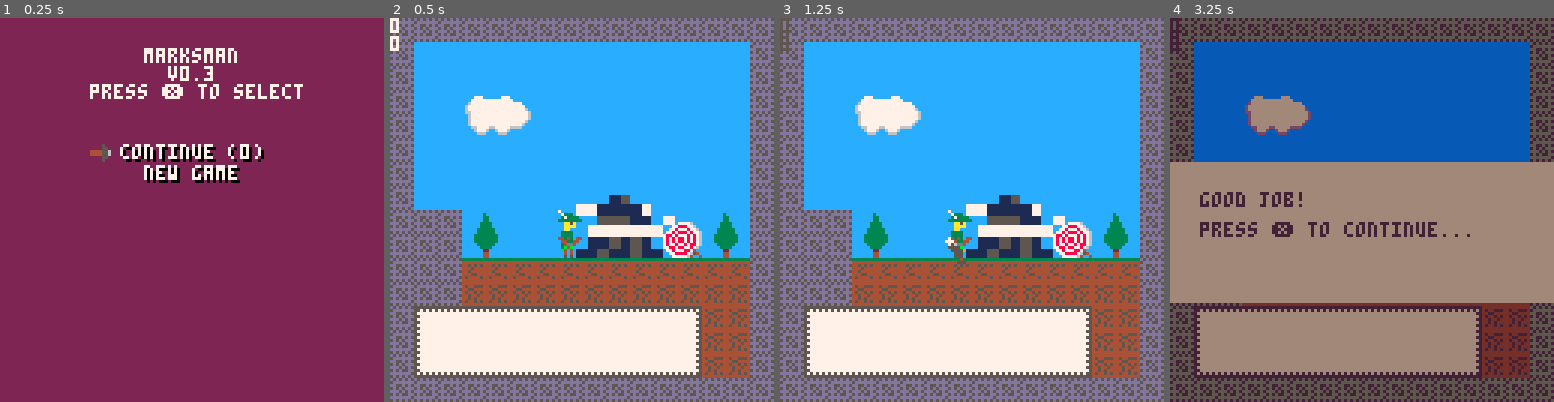
Above: before the commit, frames 1-4 (left to right).
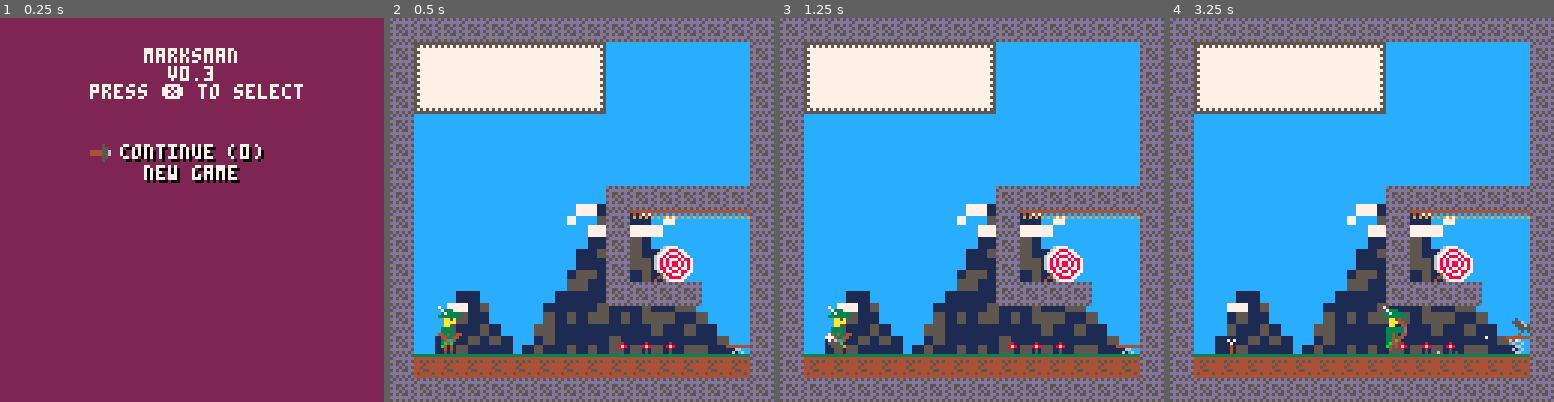
Above: after the commit, the same moments.

Repository: tupini07/games
Game: PICO-8 cartridge marksman-p/marksman.p8
Same seed, same stepped clock (60 frames per second), same inputs: the game is played once before the commit and once after it.
Inputs:
- Up to frame 1 (0.25 s): no input
- Up to frame 2 (0.5 s): tap X (X key) at 0.33 s
- Up to frame 3 (1.25 s): tap O (Z key) at 0.7 s; tap X (X key) at 1.07 s
- Up to frame 4 (3.25 s): hold Right 1.6-2.1 s; tap O (Z key) every 0.4 s from 1.7 to 2.9 s; tap X (X key) at 1.85, 2.97 s; hold Up 2.15-2.42 s; hold Right 2.47-3.03 s; hold Left from 3.08 s (still down)

Frame 1 is identical in both runs. In frame 2, 43% of the frame differs, in the area x 0-94%, y 0-94%; in frame 3, 43%; in frame 4, 100%, in the area x 0-100%, y 0-100%.

Commit message:
some lvls

Diff:
--- a/marksman-p/marksman.p8
+++ b/marksman-p/marksman.p8
@@ -214,20 +214,16 @@
     cls(12)
 
     decorations.draw_background()
-    map.draw()
     level_text.draw_current_level_text()
     bullseye.draw()
     arrow.draw_all()
     player.draw()
+    map.draw()
     spring.draw()
     spikes.draw()
     particles.draw()
     if level_done and show_lost_banner then level_lost_draw() end
     if level_done and show_win_banner then level_win_draw() end
-
-    local p = map.get_game_space_coords_for_current_lvl()
-    print(p.x, p.x, p.y)
-    print(p.y)
 end
 
 return {init = init, update = update, draw = draw}
@@ -244,14 +240,15 @@
     -- first we get 0 indexed coordinates for the "block" which
     -- is the level
 
-    -- 8 levels per row in map editor
-    local map_row = flr(level_num / 8)
-
-    --  4 levels per column in map editor
-    local map_column = (level_num % 4) - 1
-
-    local mx = max(0, (map_column * 16) - 1)
-    local my = max(0, (map_row * 16) - 1)
+    local cell_idx = level_num - 1
+    -- 4 rows of levels in map
+    local mapy = flr(cell_idx / 8)
+
+    --  8 levels per row
+    local mapx = cell_idx % 8
+
+    local mx = max(0, (mapx * 16))
+    local my = max(0, (mapy * 16))
 
     return {x = mx, y = my}
 end
@@ -265,8 +262,9 @@
 
 local map = {
     draw = function()
-        -- TODO use level_to_map_coords for more efficient drawing
-        map(0, 0, 0, 0, 128, 64)
+        local lvl_map_cords = level_to_map_coords(SAVE_DATA.current_level)
+        local game_cords = get_game_space_coords_for_current_lvl()
+        map(lvl_map_cords.x, lvl_map_cords.y, game_cords.x, game_cords.y, 16, 16)
     end,
     sprite_flags = sprite_flags,
     cell_has_flag = function(flag, x, y) return fget(mget(x, y), flag) end,
@@ -670,6 +668,19 @@
     end
 end
 
+local function check_ceiling()
+    local top_x = flr((PLAYER.x + 4) / 8)
+    local top_y = flr(PLAYER.y / 8)
+
+    local is_top_ceiling = map.cell_has_flag(map.sprite_flags.solid, top_x,
+                                             top_y)
+
+    if is_top_ceiling then
+        PLAYER.y = (top_y + 1) * 8
+        PLAYER.dy = 0
+    end
+end
+
 local function check_walls()
     -- check that top-{movement-dir} and bottom-{movement-dir} corners
     -- are not colliding
@@ -816,6 +827,7 @@
         change_bow_direction()
         move_player()
         check_floor()
+        check_ceiling()
         check_walls()
         check_spikes()
         spring.try_spring_body(PLAYER)
@@ -1235,14 +1247,15 @@
     -- first we get 0 indexed coordinates for the "block" which
     -- is the level
 
-    -- 8 levels per row in map editor
-    local map_row = flr(level_num / 8)
-
-    --  4 levels per column in map editor
-    local map_column = (level_num % 4) - 1
-
-    local mx = max(0, (map_column * 16) - 1)
-    local my = max(0, (map_row * 16) - 1)
+    local cell_idx = level_num - 1
+    -- 4 rows of levels in map
+    local mapy = flr(cell_idx / 8)
+
+    --  8 levels per row
+    local mapx = cell_idx % 8
+
+    local mx = max(0, (mapx * 16))
+    local my = max(0, (mapy * 16))
 
     return {x = mx, y = my}
 end
@@ -1256,8 +1269,9 @@
 
 local map = {
     draw = function()
-        -- TODO use level_to_map_coords for more efficient drawing
-        map(0, 0, 0, 0, 128, 64)
+        local lvl_map_cords = level_to_map_coords(SAVE_DATA.current_level)
+        local game_cords = get_game_space_coords_for_current_lvl()
+        map(lvl_map_cords.x, lvl_map_cords.y, game_cords.x, game_cords.y, 16, 16)
     end,
     sprite_flags = sprite_flags,
     cell_has_flag = function(flag, x, y) return fget(mget(x, y), flag) end,
@@ -1793,29 +1807,29 @@
 1100000000000000000000000000001111005d5e5f00000000000000000000111100000000000000111111111111111111000000000000000000005d5e5f0011110000005455555555555555555556111100006a6b6c0000000000000000001111000000250000005a5b5c000000001111000000000000000000000000000011
 1100000000000000000000000000001111006d6e6f00000000000000000000111100000000000000110000000000001111000000000000000000006d6e6f0011111111000000000000000000000000111100000000000000000000000000001111111111111111006a6b6c000039001111000000000000000000000000000011
 1100000000000000000000000000001111000000000000000000000000000011110000000000000011000000005a5b111100000000000000000000000000001111110000000000000000000000000011110000000000111111000000000000111100000000000000000000000000001111000000000000000011111111111111
-1111115758000003000000390057581111000000000000000000000000390011110000000000002511000000006a6b1111280000000000000000000000000011110000000000000000000000000000111100000000001100000000000039001111000000000000000000002c1111111111000000000000000011373737373711
-1111116768000000000000000067681111000000000000000000000000000011110000000011111111000000000000111100000000000000000000000000001111000000000000000000000000000011110000000000110011000000000000111100000000000000000000000000001111000000000000000011003a00000011
-1111110101010101010101010101011111000000000000000000000000111111110000000011343535353535353536111100000000000000000000000000001111000000000000000000000000000011110000000000110011000000111111111100000000000000000000000000001111000000000000000011000000000011
+1111115758000003000000390057581111000000000000000000000000390011110000000000002511000000006a6b1111280000000000000000000000000011110000000000000000000000000000111100000000001100110000000000001111000000000000000000002c1111111111000000000000000011373737373711
+1111116768000000000000000067681111000000000000000000000000000011110000000011111111000000000000111100000000000000000000000000001111000000000000000000000000000011110000000000110000000000003900111100000000000000000000000000001111000000000000000011003a00000011
+1111110101010101010101010101011111000000000000000000000000111111110000000011343535353535353536111100000000000000000000000000001111000000000000000000000000000011110000000000110011000000000000111100000000000000000000000000001111000000000000000011000000000011
 11111102020202020202020202020211110000000000000000000000000000111100000000114445454545454545461111000000000000000011111100002c1111000000000000000000000000000011110000000000110011000000001111111100000000000000000000000000001111000000000000000011111111000011
 1134353535353535353535353602021111000000000000000000000000000011110300000011444545454545454546111157585758000000390011000000001111000000000000000000000000000011110000000000110011000000000000111100000000000300000000005758001111000300000000000000000000000011
 1144454545454545454545454602021111000003000000000000000000000011110000002511545555555555555556111167686768000000000011030000001111000300000000000000000100000011110300000000000011000000000000111100640000000000000000006768001111000000000000000064646400002511
-1154555555555555555555555602021111000000000000000000000000000011110101010101010101010101010101111101010101010101010111000000001111000000002500474747470247474711110000474700002511000000000000111101010101010101010101010101011111010101010101010101010101010111
+1154555555555555555555555602021111000000000000000000000000000011110101010101010101010101010101111101010101010101010111000000001111000000002500474747470247474711110000474700002511474747474747111101010101010101010101010101011111010101010101010101010101010111
 1111111111111111111111111111111111111111111111111111111111111111111111111111111111111111111111111111111111111111111111111111111111111111111111111111111111111111111111111111111111111111111111111111111111111111111111111111111111111111111111111111111111111111
 1111111111111111111111111111111111111111111111111111111111111111111111111111111111111111111111111111111111111111111111111111111111111111111111111111111111111111111111111111111111111111111111111111111111111111111111111111111111111111111111111111111111111111
-1100000000000000000000000000001111000000000000000000000000000011110000000000000000000000000000111100000000000000000000000000001111000000000000000000000000000011110000000000000000000000000000111100000000000000000000000000001111000000000000000000000000000011
-1101010000000000000000000000001111000000000000000000000000000011110000000000000000000000000000111100000000000000000000000000001111000000000000000000000000000011110000000000000000000000000000111100000000000000000000000000001111000000000000000000000000000011
-1100010000000000000000000000001111000000000000000000000000000011110000000000000000000000000000111100000000000000000000000000001111000000000000000000000000000011110000000000000000000000000000111100000000000000000000000000001111000000000000000000000000000011
-1100000001000000000000000000001111000000000000000000000000000011110000000000000000000000000000111100000000000000000000000000001111000000000000000000000000000011110000000000000000000000000000111100000000000000000000000000001111000000000000000000000000000011
-1100000101010000000000000000001111000000000000000000000000000011110000000000000000000000000000111100000000000000000000000000001111000000000000000000000000000011110000000000000000000000000000111100000000000000000000000000001111000000000000000000000000000011
-1100000000010100000000000000001111000000000000000000000000000011110000000000000000000000000000111100000000000000000000000000001111000000000000000000000000000011110000000000000000000000000000111100000000000000000000000000001111000000000000000000000000000011
-1100000000000101000000000000001111000000000000000000000000000011110000000000000000000000000000111100000000000000000000000000001111000000000000000000000000000011110000000000000000000000000000111100000000000000000000000000001111000000000000000000000000000011
-1100000000000001010000000000001111000000000000000000000000000011110000000000000000000000000000111100000000000000000000000000001111000000000000000000000000000011110000000000000000000000000000111100000000000000000000000000001111000000000000000000000000000011
-1100000000000000010000000000001111000000000000000000000000000011110000000000000000000000000000111100000000000000000000000000001111000000000000000000000000000011110000000000000000000000000000111100000000000000000000000000001111000000000000000000000000000011
-1100000000000000000100000000001111000000000000000000000000000011110000000000000000000000000000111100000000000000000000000000001111000000000000000000000000000011110000000000000000000000000000111100000000000000000000000000001111000000000000000000000000000011
-1100000000000000000101000000001111000000000000000000000000000011110000000000000000000000000000111100000000000000000000000000001111000000000000000000000000000011110000000000000000000000000000111100000000000000000000000000001111000000000000000000000000000011
-1100000000000000000001010100001111000000000000000000000000000011110000000000000000000000000000111100000000000000000000000000001111000000000000000000000000000011110000000000000000000000000000111100000000000000000000000000001111000000000000000000000000000011
-1100000000000000000000000100001111000000000000000000000000000011110000000000000000000000000000111100000000000000000000000000001111000000000000000000000000000011110000000000000000000000000000111100000000000000000000000000001111000000000000000000000000000011
-1100000000000000000000000100011111000000000000000000000000000011110000000000000000000000000000111100000000000000000000000000001111000000000000000000000000000011110000000000000000000000000000111100000000000000000000000000001111000000000000000000000000000011
+1100001100000000000000000000001111000000000000000000000000000011110000000000000000000000000000111100000000000000000000000000001111000000000000000000000000000011110000000000000000000000000000111100000000000000000000000000001111000000000000000000000000000011
+1103001100000000000000000000001111000000000000000000000000000011110000000000000000000000000000111100000000000000000000000000001111000000000000000000000000000011110000000000000000000000000000111100000000000000000000000000001111000000000000000000000000000011
+1100001100005a5b5c0000000000001111000000000000000000000000000011110000000000000000000000000000111100000000000000000000000000001111000000000000000000000000000011110000000000000000000000000000111100000000000000000000000000001111000000000000000000000000000011
+1111001100006a6b6c0000000000001111000000000000000000000000000011110000000000000000000000000000111100000000000000000000000000001111000000000000000000000000000011110000000000000000000000000000111100000000000000000000000000001111000000000000000000000000000011
+1100001100000000000000000000001111000000000000000000000000000011110000000000000000000000000000111100000000000000000000000000001111000000000000000000000000000011110000000000000000000000000000111100000000000000000000000000001111000000000000000000000000000011
+11000011000000000000005d5e5f001111000000001100000000000000000011110000000000000000000000000000111100000000000000000000000000001111000000000000000000000000000011110000000000000000000000000000111100000000000000000000000000001111000000000000000000000000000011
+11000011003900000000006d6e6f001111000000000011110000000000000011110000000000000000000000000000111100000000000000000000000000001111000000000000000000000000000011110000000000000000000000000000111100000000000000000000000000001111000000000000000000000000000011
+1100000000000011000000000000001111000000000000000011000000000011110000000000000000000000000000111100000000000000000000000000001111000000000000000000000000000011110000000000000000000000000000111100000000000000000000000000001111000000000000000000000000000011
+1100001111111111000000000000001111000000000000000000110000000011110000000000000000000000000000111100000000000000000000000000001111000000000000000000000000000011110000000000000000000000000000111100000000000000000000000000001111000000000000000000000000000011
+1100001100000000000000000000001111000000000000000000000000000011110000000000000000000000000000111100000000000000000000000000001111000000000000000000000000000011110000000000000000000000000000111100000000000000000000000000001111000000000000000000000000000011
+1100001100575857585758575800001111000000000000000000000000000011110000000000000000000000000000111100000000000000000000000000001111000000000000000000000000000011110000000000000000000000000000111100000000000000000000000000001111000000000000000000000000000011
+1100001100676867686768676864641111000000000000000000000000000011110000000000000000000000000000111100000000000000000000000000001111000000000000000000000000000011110000000000000000000000000000111100000000000000000000000000001111000000000000000000000000000011
+1100001101010101010101010101011111000000000000000000000000000011110000000000000000000000000000111100000000000000000000000000001111000000000000000000000000000011110000000000000000000000000000111100000000000000000000000000001111000000000000000000000000000011
+1147471102020202020202020202021111000000000000000000000000000011110000000000000000000000000000111100000000000000000000000000001111000000000000000000000000000011110000000000000000000000000000111100000000000000000000000000001111000000000000000000000000000011
 1111111111111111111111111111111111111111111111111111111111111111111111111111111111111111111111111111111111111111111111111111111111111111111111111111111111111111111111111111111111111111111111111111111111111111111111111111111111111111111111111111111111111111
 
 
--- a/marksman-p/src/map.lua
+++ b/marksman-p/src/map.lua
@@ -18,7 +18,7 @@
 
     local mx = max(0, (mapx * 16))
     local my = max(0, (mapy * 16))
-    printh("[level_to_map_coords] x:" .. mx .. " y: " .. my)
+
     return {x = mx, y = my}
 end
 
